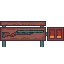
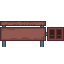
Two versions of the same layered image (64 × 64). Layer-by-layer changes:
hid "Layer 1" over (x1=2, y1=30, x2=61, y2=38)
